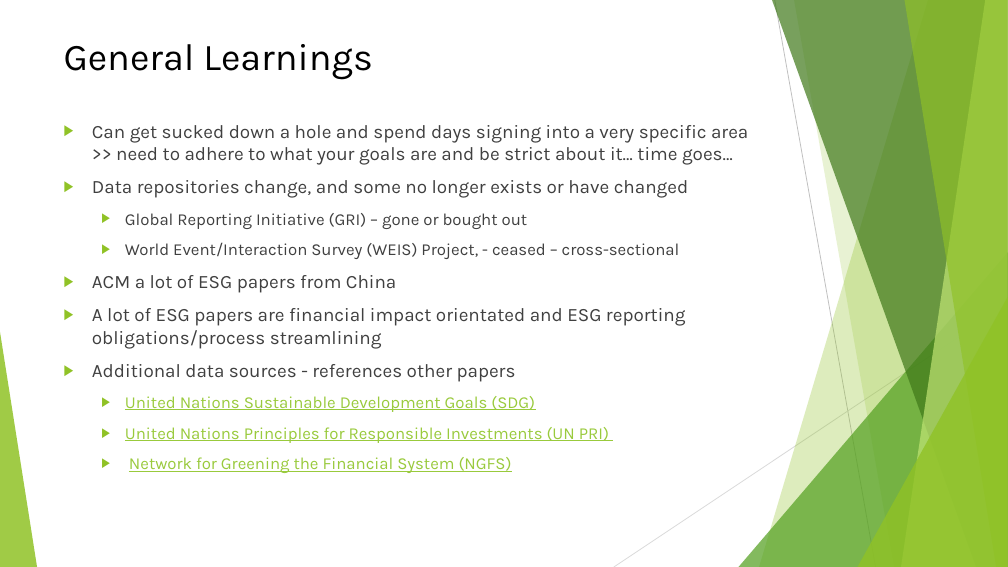
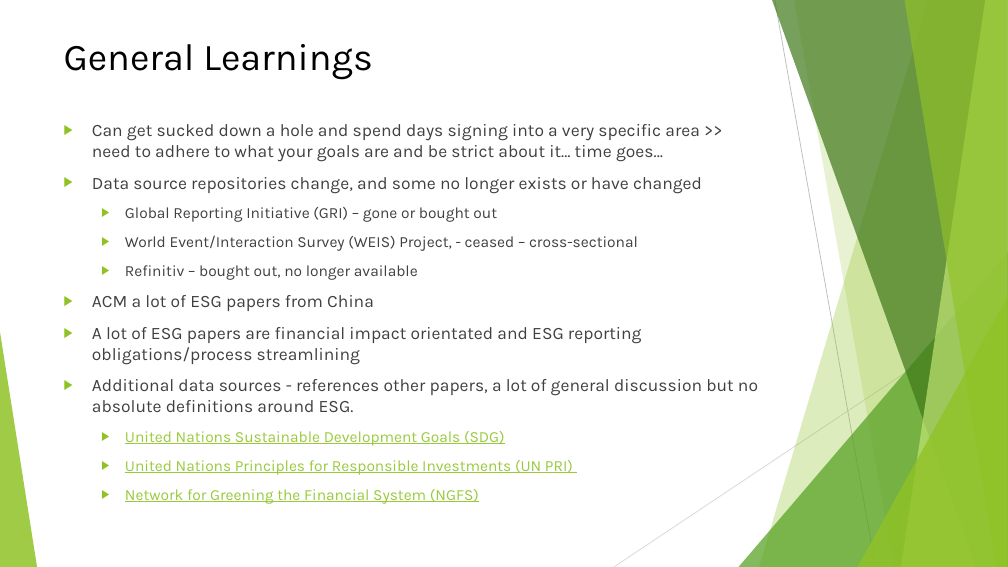
Before and after one commit to eamonnk/sci_res_lit_spec9997_john_sat, a slide deck: slide 36 of asgnmnts/assgmnt 1/final/spec9997_assgnmnt_1_eamonn_kelly_D24127620.pptx. Drawn at 1008x567 pixels with LibreOffice and Linux fonts; fonts in the diff are those of the drawing. Boxes give left, top, right and bottom in pixels: in the first picture for what was removed or moved away, otherwise in the second. Text is boxed around its words. In the diff, an @@ line names an element or a change of style, - is before the commit and + after.

```diff
--- a/asgnmnts/assgmnt 1/final/spec9997_assgnmnt_1_eamonn_kelly_D24127620.pptx
+++ b/asgnmnts/assgmnt 1/final/spec9997_assgnmnt_1_eamonn_kelly_D24127620.pptx
@@ text at bbox=[92, 124, 699, 504]: size 18 to 16.6 pt in "Can get sucked down a hole and ...", "ACM a lot of ESG papers from ...", "A lot of ESG papers are financial ..."; size 16 to 14.8 pt in "Global Reporting Initiative (GRI) – gone or ...", "World Event/Interaction Survey (WEIS) Project, - ceased ...", "United Nations Sustainable Development Goals (SDG)", "United Nations Principles for Responsible Investments (UN ..." and 1 more places @@
@@ text at bbox=[92, 177, 702, 194]: text changed; size 18 to 16.6 pt @@
-▶ Data repositories change, and some no longer exists or have changed
+▶ Data source repositories change, and some no longer exists or have changed
@@ text at bbox=[125, 265, 418, 280]: paragraph added @@
+  ▶ Refinitiv – bought out, no longer available
@@ text at bbox=[92, 379, 758, 412]: text changed; size 18 to 16.6 pt @@
-▶ Additional data sources - references other papers
+▶ Additional data sources - references other papers, a lot of general discussion but no absolute definitions around ESG.
```
Also in this commit, not shown: 17 other slides changed, 10 other files.
